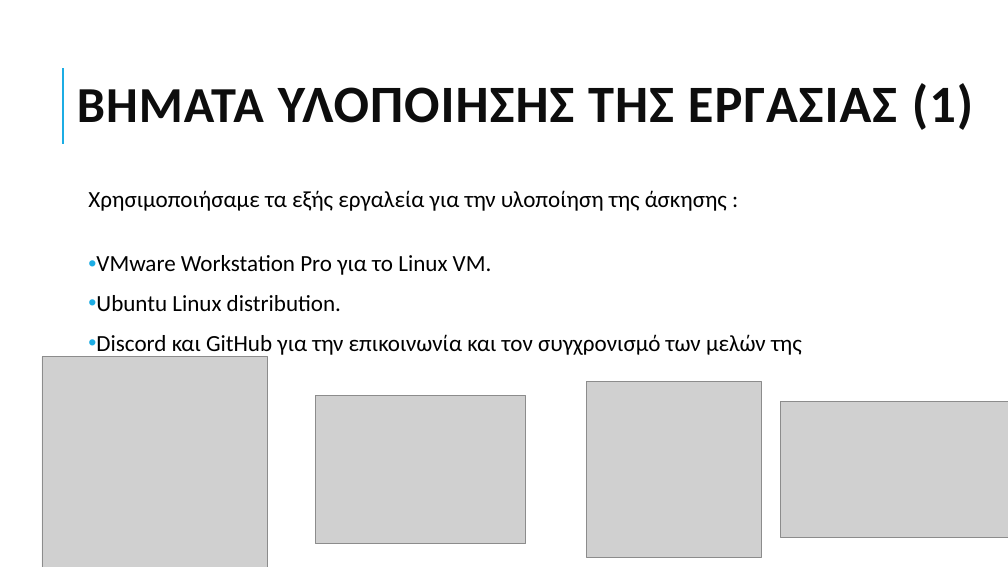
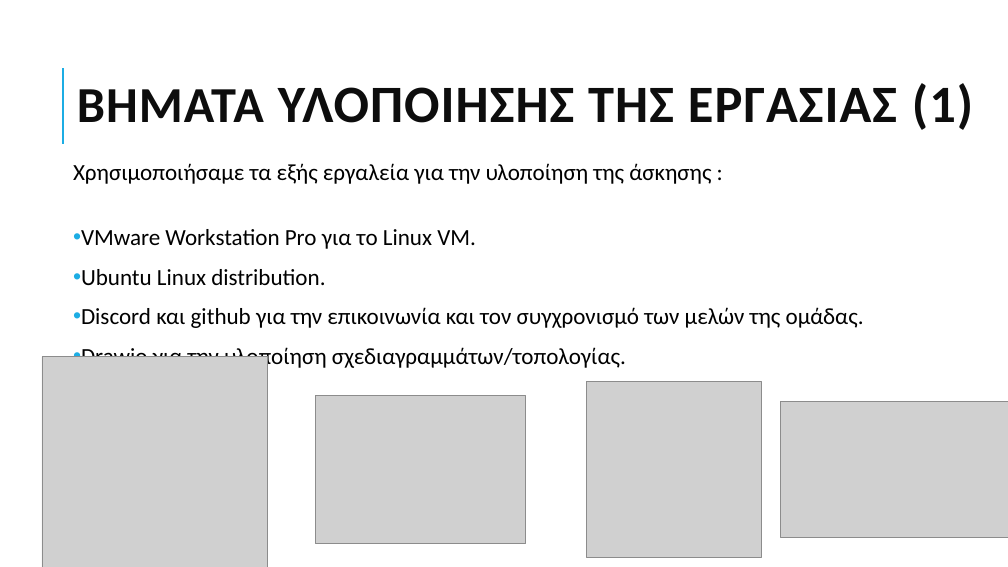
Before and after one commit to grgmyl/Ns3Project, a slide deck: slide 5 of Presentations/Ns-3_presentation_F.pptx (slide 4 before the commit). Drawn at 1008x567 pixels with LibreOffice and Linux fonts; fonts in the diff are those of the drawing; grey boxes stand for pictures. Boxes give left, top, right and bottom in pixels: in the first picture for what was removed or moved away, otherwise in the second. Text is boxed around its words. In the diff, an @@ line names an element or a change of style, - is before the commit and + after.

```diff
--- a/Presentations/Ns-3_presentation_F.pptx
+++ b/Presentations/Ns-3_presentation_F.pptx
@@ text "Χρησιμοποιήσαμε τα εξής εργαλεία για ...": place and size @@
-text "Χρησιμοποιήσαμε τα εξής εργαλεία για ..." at bbox=[88, 190, 802, 357]
+text "Χρησιμοποιήσαμε τα εξής εργαλεία για ..." at bbox=[73, 163, 864, 370]
@@ text at bbox=[81, 307, 864, 370]: text changed @@
-• Discord και GitHub για την επικοινωνία και τον συγχρονισμό των μελών της ομάδας.
+• Discord και github για την επικοινωνία και τον συγχρονισμό των μελών της ομάδας.
+• Drawio για την υλοποίηση σχεδιαγραμμάτων/τοπολογίας.
```
Also in this commit, not shown: 6 other slides changed, 5 slides added.
